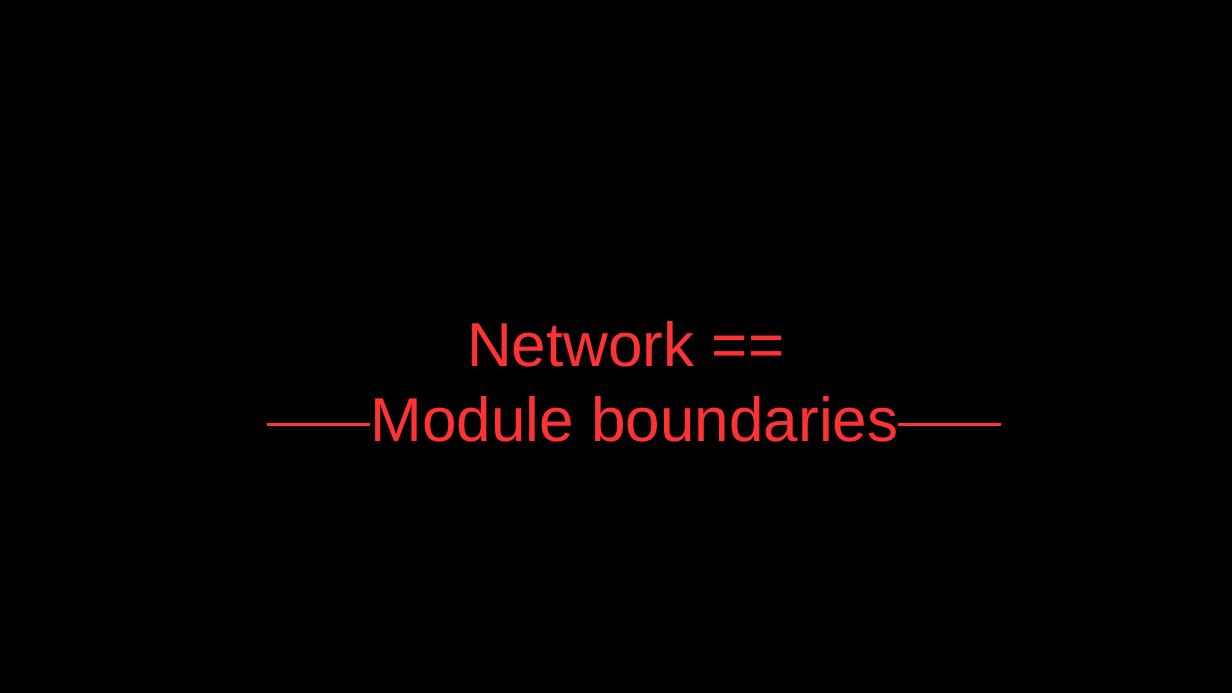
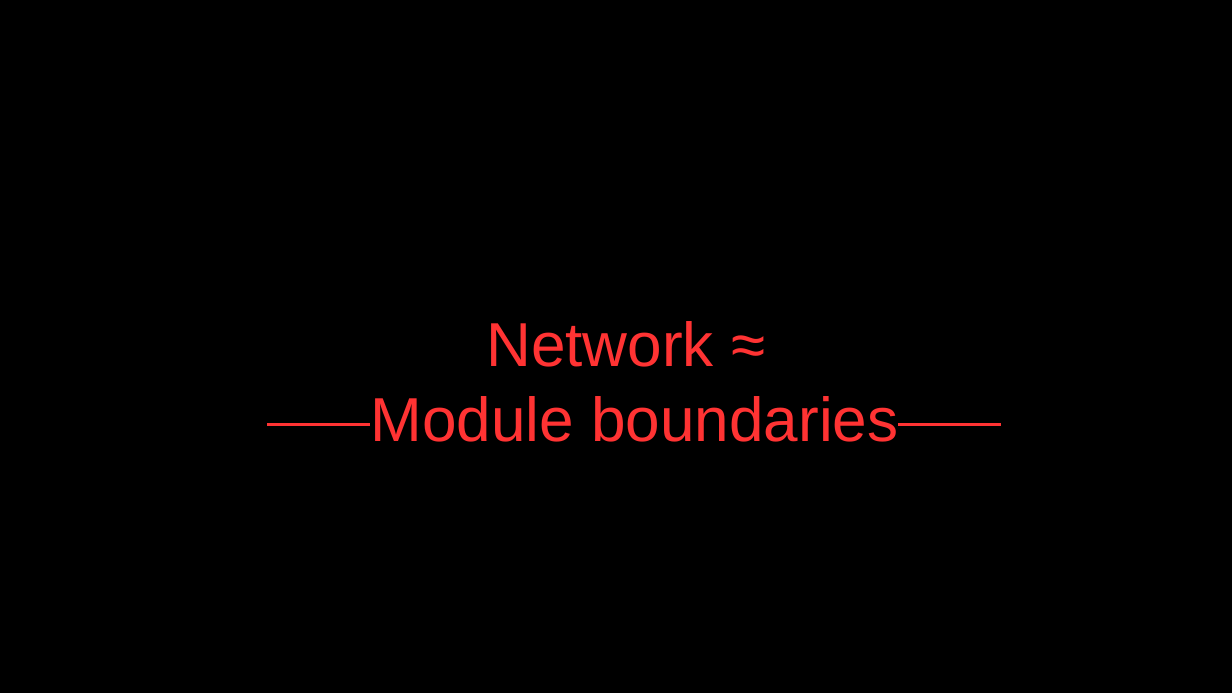
Before and after one commit to bobpaulin/networking-anger, a slide deck: slide 9 of MicroserviceNetworkingInAnger.odp (slide 8 before the commit). Drawn at 1232x693 pixels with LibreOffice and Linux fonts; fonts in the diff are those of the drawing. Boxes give left, top, right and bottom in pixels: in the first picture for what was removed or moved away, otherwise in the second. Text is boxed around its words. In the diff, an @@ line names an element or a change of style, - is before the commit and + after.

```diff
--- a/MicroserviceNetworkingInAnger.odp
+++ b/MicroserviceNetworkingInAnger.odp
@@ text at (486, 321, 713, 367): text changed @@
-Network ==
+Network ≈
```
Also in this commit, not shown: 4 other slides changed, 1 slide added, 1 other file.
